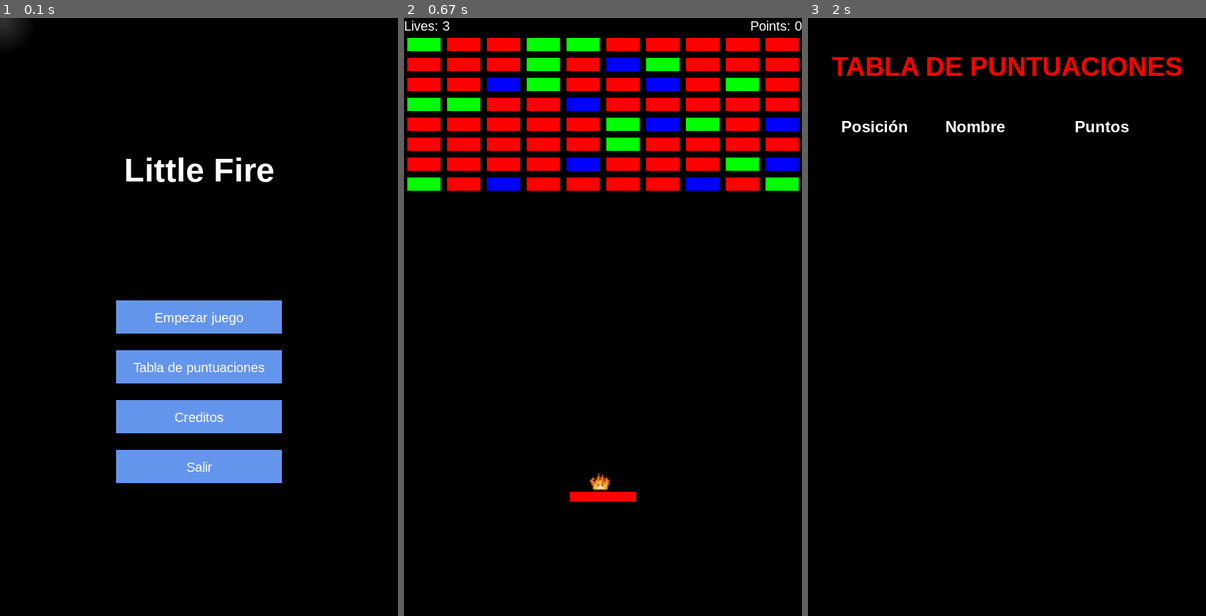
Above: before the commit, frames 1-3 (left to right).
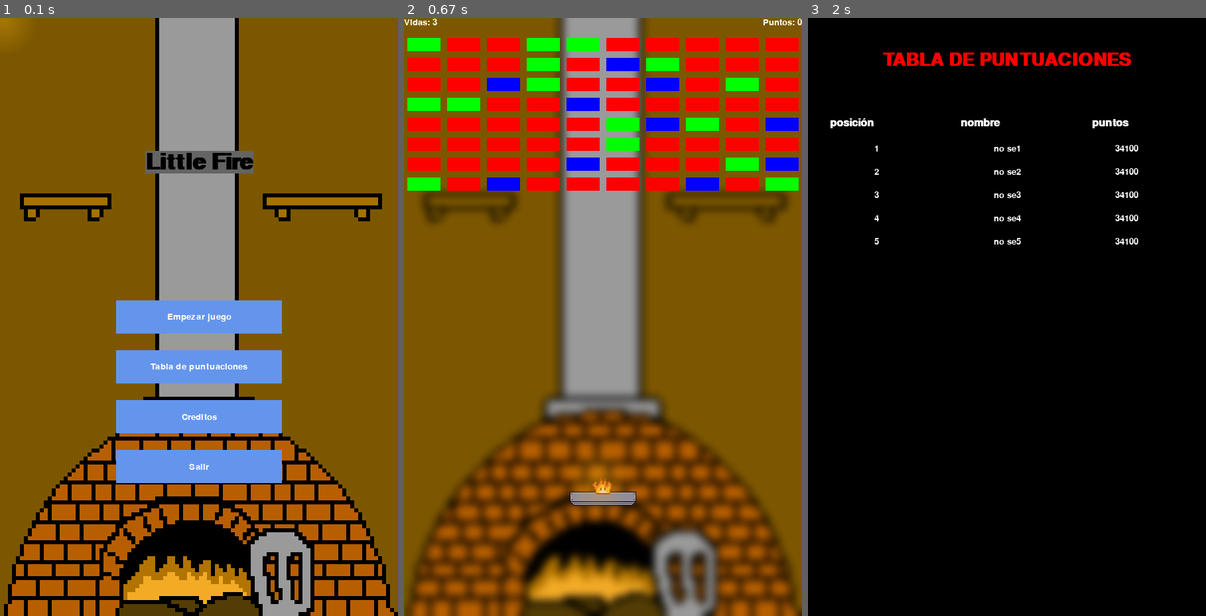
Above: after the commit, the same moments.

Repository: Mat-ias-Rodriguez/pygame_project
Game: pygame game, started from main.py
The game is run twice, just before and just after one commit, with the same random seed, the same clock (stepped at 60 frames per second) and the same inputs.
Inputs (mouse positions are in pixels of both pictures, inside the frame that each line leads up to):
- Up to frame 1 (0.1 s): no input
- Up to frame 2 (0.67 s): click "Empezar juego" at 0.38 s
- Up to frame 3 (2 s): hold Tab 0.67-1.13 s; hold D 0.67-1.13 s; move the mouse to (991, 340) at 0.7 s

The runs differ from the first frame. In frame 1, 80% of the frame differs, in the area x 0-100%, y 0-100%; in frame 2, 84%; in frame 3, 2.8%.

Commit message:
segundo commit

Diff:
--- a/main.py
+++ b/main.py
@@ -14,8 +14,17 @@
 RECT_exit = pygame.Rect(variables.SCREEN_WIDTH // 2 - 125, variables.SCREEN_HEIGHT // 2 + 200, 250, 50)
 
 pygame.mixer.music.load("bgm_and_sfx/BGMs/xDeviruchi - Title Theme .wav")
-pygame.mixer.music.set_volume(0.1)
+pygame.mixer.music.set_volume(0.05)
 pygame.mixer.music.play(-1)
+pygame.mixer.set_num_channels(1000)
+
+hover = pygame.mixer.Sound("./bgm_and_sfx/Blip_button_hover.wav")
+hover.set_volume(0.1)
+play_hover_sound = 0
+
+select = pygame.mixer.Sound("./bgm_and_sfx/Blip_select_button.wav")
+select.set_volume(0.5)
+
 
 flag = True
 while flag:
@@ -28,48 +37,53 @@
                 flag = False
         if event.type == pygame.MOUSEBUTTONDOWN:
             if event.button == 1 and RECT_main_game.collidepoint(mouse_pos):
+                select.play()
                 run_game()
             elif event.button == 1 and RECT_scoreboard.collidepoint(mouse_pos):
+                select.play()
                 defs.points_popup()
             elif event.button == 1 and RECT_credits.collidepoint(mouse_pos):
+                select.play()
                 credits.run_credits()
             elif event.button == 1 and RECT_exit.collidepoint(mouse_pos):
+                select.play()
                 flag = False
+    defs.screen.blit(defs.img_furnace_background, (0, 0))
 
-    defs.screen.fill(variables.BACKGROUND_COLOR)
-
-    tittle_text = pygame.font.SysFont("Arial", 50, True)
-    tittle_surface = tittle_text.render("Little Fire", True, (255, 255, 255))
+    tittle_text = pygame.font.SysFont("Cinzel regular", 50, True)
+    tittle_surface = tittle_text.render("Little Fire", True, (0, 0, 0), (100, 100, 100))
     defs.screen.blit(tittle_surface, (variables.SCREEN_WIDTH // 2 - tittle_surface.get_width() // 2, variables.SCREEN_HEIGHT // 2 - 250))
 
     pygame.display.set_caption(variables.GAME_TITLE + " | MENU")
 
     if RECT_main_game.collidepoint(mouse_pos):
         variables.button_start_color = (65, 105, 225)
+        play_hover_sound += 1
+    elif RECT_scoreboard.collidepoint(mouse_pos):
+        variables.button_score_color = (65, 105, 225)
+        play_hover_sound += 1
+    elif RECT_credits.collidepoint(mouse_pos):
+        variables.button_credits_color = (65, 105, 225)
+        play_hover_sound += 1
+    elif RECT_exit.collidepoint(mouse_pos):
+        variables.button_exit_color = (65, 105, 225)
+        play_hover_sound += 1
     else:
         variables.button_start_color = (100, 149, 237)
+        variables.button_score_color = (100, 149, 237)
+        variables.button_credits_color = (100, 149, 237)
+        variables.button_exit_color = (100, 149, 237)
+        play_hover_sound = 0
 
-    if RECT_scoreboard.collidepoint(mouse_pos):
-        variables.button_score_color = (65, 105, 225)
-    else:
-        variables.button_score_color = (100, 149, 237)
-
-    if RECT_credits.collidepoint(mouse_pos):
-        variables.button_credits_color = (65, 105, 225)
-    else:
-        variables.button_credits_color = (100, 149, 237)
-
-    if RECT_exit.collidepoint(mouse_pos):
-        variables.button_exit_color = (65, 105, 225)
-    else:
-        variables.button_exit_color = (100, 149, 237)
+    if play_hover_sound == 1:
+        hover.play()
 
     pygame.draw.rect(defs.screen, variables.button_start_color, RECT_main_game)
     pygame.draw.rect(defs.screen, variables.button_score_color, RECT_scoreboard)
     pygame.draw.rect(defs.screen, variables.button_credits_color, RECT_credits)
     pygame.draw.rect(defs.screen, variables.button_exit_color, RECT_exit)
 
-    text = pygame.font.SysFont("Arial", 20)
+    text = pygame.font.SysFont("Cinzel regular", 20)
     text_surface = text.render("Empezar juego", True, (255, 255, 255))
     text_rect = text_surface.get_rect(center=RECT_main_game.center)
     defs.screen.blit(text_surface, text_rect)
@@ -85,6 +99,6 @@
 
     defs.mouse_blur()
 
-    pygame.display.update()
+    pygame.display.flip()
 
 pygame.quit()
--- a/main_game/defs.py
+++ b/main_game/defs.py
@@ -9,7 +9,7 @@
 
 screen = pygame.display.set_mode((SCREEN_WIDTH, SCREEN_HEIGHT))
 pygame.font.init()
-my_font = pygame.font.SysFont("Arial", 20)
+my_font = pygame.font.SysFont("Cinzel regular", 20)
 img_power_bigger_bar = pygame.image.load("./images/power_up_bigger_bar.png")
 img_power_bigger_bar = pygame.transform.scale(img_power_bigger_bar, (64, 64))
 img_power_more_balls = pygame.image.load("./images/power_up_more_balls.png")
@@ -18,6 +18,10 @@
 img_little_fire = pygame.transform.scale(img_little_fire, (32, 32))
 img_little_fire_going = pygame.image.load("./images/fueguito-yendo.png")
 img_little_fire_going = pygame.transform.scale(img_little_fire_going, (32, 32))
+img_bar_normal = pygame.image.load("./images/barra_metal.png")
+img_bar_bigger = pygame.image.load("./images/barra_metal_grande.png")
+img_furnace_background = pygame.image.load("./images/horno-a-leña-fondo.png")
+img_furnace_background = pygame.transform.scale(img_furnace_background, (600, 900))
 
 rectangle_height_separation = 1
 delimitator = 10
@@ -55,8 +59,8 @@
 blur_surf = pygame.Surface((diameter, diameter), pygame.SRCALPHA)
 blur_surf.fill((0, 0, 0, 0))
 
-blur_rgb = (255, 255, 255)
-max_alpha = 50
+blur_rgb = (254, 186, 23)
+max_alpha = 80
 
 center = radius
 for x in range(diameter):
@@ -79,8 +83,19 @@
     screen.blit(blur_surf, draw_pos)
 
 
+def fire_blur():
+    target = None
+    if hasattr(variables, 'balls') and variables.balls:
+        target = variables.balls[0][0]
+    else:
+        target = BALL
+
+    draw_pos = (target.x - radius, target.y - radius)
+    screen.blit(blur_surf, draw_pos)
+
+
 def bar_movement():
-    pygame.draw.rect(screen, BAR_COLOR, BAR)
+    screen.blit(img_bar_normal, BAR)
     if variables.BAR_INITIAL_POS:
         BAR.x = (SCREEN_WIDTH // 2 - bar_width // 2)
 
@@ -297,6 +312,8 @@
             variables.BAR.x = max(0, min(variables.SCREEN_WIDTH - variables.BAR.width, centerx - variables.BAR.width // 2))
             variables.power_up_active = False
             variables.powerup_end_ticks = 0
+    if variables.power_up_active:
+        screen.blit(img_bar_bigger, BAR)
 
 
 def reset_game():
@@ -391,22 +408,30 @@
     while viewing_scoreboard:
         screen.fill(BACKGROUND_COLOR)
 
-        title_font = pygame.font.SysFont("Arial", 40, bold=True)
+        title_font = pygame.font.SysFont("Cinzel regular", 40, True)
         title_surface = title_font.render("TABLA DE PUNTUACIONES", True, (255, 0, 0))
         screen.blit(title_surface, (variables.SCREEN_WIDTH // 2 - title_surface.get_width() // 2, 50))
 
         y_offset = 150
-        header_font = pygame.font.SysFont("Arial", 24, bold=True)
-        header_surface = header_font.render(f"{"Posición":<15} {"Nombre":<20} {"Puntos":<10}", True, (255, 255, 255))
-        screen.blit(header_surface, (50, y_offset))
+        header_font = pygame.font.SysFont("Cinzel regular", 24, True)
+
+        header_surface = header_font.render("posición", True, (255, 255, 255))
+        screen.blit(header_surface, ((variables.SCREEN_WIDTH // 3) - (variables.SCREEN_WIDTH // 3) + header_surface.get_width() // 2, y_offset))
+        header_surface = header_font.render("nombre", True, (255, 255, 255))
+        screen.blit(header_surface, ((variables.SCREEN_WIDTH // 3) * 2 - (variables.SCREEN_WIDTH // 3) + header_surface.get_width() // 2, y_offset))
+        header_surface = header_font.render("puntos", True, (255, 255, 255))
+        screen.blit(header_surface, ((variables.SCREEN_WIDTH // 3) * 3 - (variables.SCREEN_WIDTH // 3) + header_surface.get_width() // 2, y_offset))
         y_offset += 40
 
         sorted_users = sorted(variables.users.items(), key=lambda x: x[1], reverse=True)
         for idx, (name, points) in enumerate(sorted_users, 1):
             if idx <= 5:
-                rank_text = f"{idx:<5}      {name:<20}         {points:<10}"
-                rank_surface = my_font.render(rank_text, True, (255, 255, 255))
-                screen.blit(rank_surface, (100, y_offset))
+                rank_surface = my_font.render(str(idx), True, (255, 255, 255))
+                screen.blit(rank_surface, ((variables.SCREEN_WIDTH // 3 // 2), y_offset))
+                rank_surface = my_font.render(name, True, (255, 255, 255))
+                screen.blit(rank_surface, ((variables.SCREEN_WIDTH // 3 * 2 * 0.75) - rank_surface.get_width() // 2, y_offset))
+                rank_surface = my_font.render(str(points), True, (255, 255, 255))
+                screen.blit(rank_surface, ((variables.SCREEN_WIDTH * 0.8) - rank_surface.get_width() // 2, y_offset))
                 y_offset += 35
 
         for event in pygame.event.get():
@@ -461,6 +486,9 @@
 
         for event in pygame.event.get():
             if event.type == pygame.QUIT:
+                pygame.mixer.music.load("bgm_and_sfx/BGMs/xDeviruchi - And The Journey Begins .wav")
+                pygame.mixer.music.set_volume(0.05)
+                pygame.mixer.music.play(-1)
                 return
 
             if event.type == pygame.KEYDOWN:
@@ -472,6 +500,9 @@
                         save_users()
 
                         name_entered = True
+                        pygame.mixer.music.load("bgm_and_sfx/BGMs/xDeviruchi - And The Journey Begins .wav")
+                        pygame.mixer.music.set_volume(0.05)
+                        pygame.mixer.music.play(-1)
                         return
 
                 elif event.key == pygame.K_BACKSPACE and not name_entered:
--- a/main_game/main.py
+++ b/main_game/main.py
@@ -1,8 +1,11 @@
+import random
+
 import pygame
-import random
+from PIL import Image, ImageFilter
 
 from . import variables
 from . import defs
+
 
 
 def run_game():
@@ -10,35 +13,50 @@
     pygame.display.set_icon(pygame.image.load(variables.ICON_PATH))
 
     pygame.mixer.music.load("bgm_and_sfx/BGMs/xDeviruchi - And The Journey Begins .wav")
-    pygame.mixer.music.set_volume(0.1)
+    pygame.mixer.music.set_volume(0.05)
     pygame.mixer.music.play(-1)
 
     flag = True
     clock = pygame.time.Clock()
 
+    # Preparar superficie desenfocada una sola vez y usarla constantemente
+    orig_surface = defs.img_furnace_background.copy()
+    orig_bytes = pygame.image.tostring(orig_surface, "RGBA")
+    pil = Image.frombytes("RGBA", (variables.SCREEN_WIDTH, variables.SCREEN_HEIGHT), orig_bytes)
+    pil_blurred = pil.filter(ImageFilter.GaussianBlur(radius=6))
+    blur_bytes = pil_blurred.tobytes("raw", "RGBA")
+    blurred_surface = pygame.image.fromstring(blur_bytes, (variables.SCREEN_WIDTH, variables.SCREEN_HEIGHT), "RGBA")
+
+    # Usar siempre la superficie desenfocada
+    surf = blurred_surface
+
     while flag:
         for event in pygame.event.get():
             if event.type == pygame.QUIT:
                 pygame.quit()
+                return
             elif event.type == pygame.KEYDOWN:
                 if event.key == pygame.K_ESCAPE:
                     flag = False
                     pygame.mixer.music.load("bgm_and_sfx/BGMs/xDeviruchi - Title Theme .wav")
-                    pygame.mixer.music.set_volume(0.2)
+                    pygame.mixer.music.set_volume(0.05)
                     pygame.mixer.music.play(-1)
                 elif event.key == pygame.K_TAB:
                     defs.points_popup()
                 if event.key == pygame.K_SPACE and not variables.ball_launched:
+                    y_pos = variables.BALL.y
                     variables.BALL_INITIAL_POS = False
                     variables.ang = random.randint(0, 1)
                     variables.ball_launched = True
                     if variables.ang == 0:
                         variables.ang = -1
+                if event.key == pygame.K_SPACE and variables.ball_launched and variables.BALL.y == y_pos:
+                    variables.BALL_INITIAL_POS = False
 
-        defs.screen.fill(variables.BACKGROUND_COLOR)
+        defs.screen.blit(surf, (0, 0))
 
-        lives_text_surface = defs.my_font.render(f"Lives: {variables.player_lives}", True, (255, 255, 255))
-        ponts_text_surface = defs.my_font.render(f"Points: {variables.player_points}", True, (255, 255, 255))
+        lives_text_surface = defs.my_font.render(f"Vidas: {variables.player_lives}", True, (255, 255, 255))
+        ponts_text_surface = defs.my_font.render(f"Puntos: {variables.player_points}", True, (255, 255, 255))
 
         defs.screen.blit(ponts_text_surface, (variables.SCREEN_WIDTH - ponts_text_surface.get_width(), 0))
         defs.screen.blit(lives_text_surface, (0, 0))
@@ -46,9 +64,10 @@
         defs.bar_movement()
         defs.ball_movement()
         defs.create_and_destroy_rectangles()
+        defs.fire_blur()
         defs.update_power_ups()
         defs.check_win()
         defs.check_lose()
 
         pygame.display.flip()
-        clock.tick(30)
+        clock.tick(60)
--- a/main_game/users.json
+++ b/main_game/users.json
@@ -0,0 +1,8 @@
+{
+  "no se1": 34100,
+  "no se2": 34100,
+  "no se3": 34100,
+  "no se4": 34100,
+  "no se5": 34100,
+  "no se6": 34100
+}
--- a/main_game/variables.py
+++ b/main_game/variables.py
@@ -15,15 +15,15 @@
 BAR_HEIGHT = 15
 BAR = pygame.Rect((SCREEN_WIDTH // 2 - bar_width // 2), (int(SCREEN_HEIGHT * 0.8) - BAR_HEIGHT // 2), bar_width, BAR_HEIGHT)
 BAR_COLOR = (255, 0, 0)
-BAR_SPEED = 15
+BAR_SPEED = 7
 BAR_INITIAL_POS = True
 
-BALL_HEIGHT = 20
-BALL_WIDTH = 20
+BALL_HEIGHT = 16
+BALL_WIDTH = 16
 BALL = pygame.Rect(0, 0, BALL_WIDTH, BALL_HEIGHT)
 BALL_COLOR = (0, 255, 0)
 BALL_INITIAL_POS = True
-ball_speed = 15
+ball_speed = 7
 ball_launched = False
 ball_state = True
 
@@ -51,7 +51,7 @@
 
 power_ups = []
 POWERUP_SIZE = 60
-POWERUP_SPEED = 3
+POWERUP_SPEED = 1.5
 
 balls = []
 
Binary file added: Images/barra_metal.png
Binary file added: Images/barra_metal_grande.png
Binary file added: Images/horno-a-leña-fondo.png
Not shown, added: Images/horno-a-leña-fondo.png~
Not shown, added: bgm_and_sfx/Blip_button_hover.wav
Not shown, added: bgm_and_sfx/Blip_hover_button.wav
Not shown, added: bgm_and_sfx/Blip_select_button.wav
